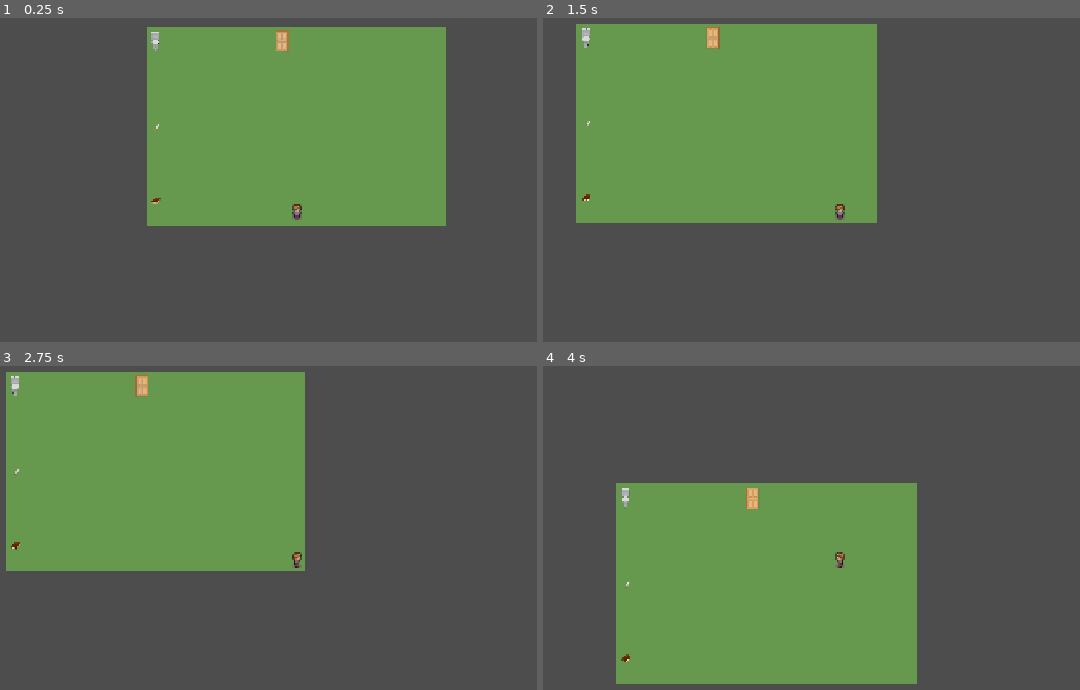
Above: before the commit, frames 1-4 (two rows, left to right).
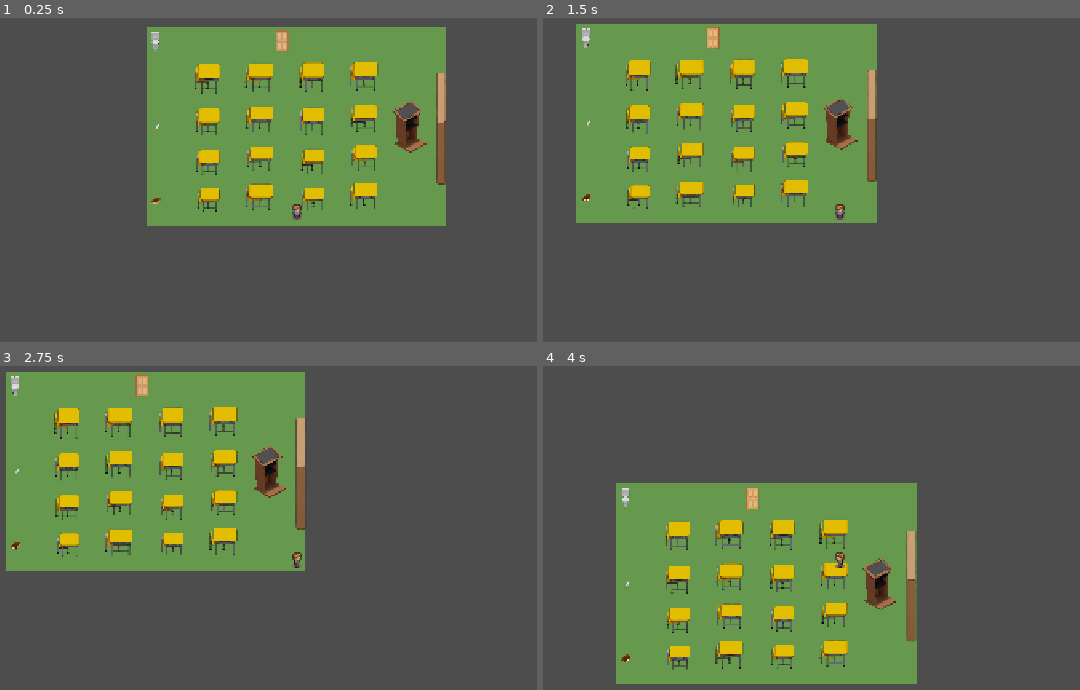
Above: after the commit, the same moments.

Repository: MysteryClasses/MysteryClasses
Game: Godot game, scene res://scenes/Main.tscn
Two runs of this game, one before a commit and one after it. Both use one fixed random seed, a clock stepped at 60 frames per second and the inputs below.
Inputs:
- Up to frame 1 (0.25 s): no input
- Up to frame 2 (1.5 s): tap Enter at 0.5 s; hold D (move_right) 0.53-1.28 s; hold E (interact) 0.53-1.28 s; hold S (move_down) from 1.28 s (still down); tap E (interact) at 1.35 s
- Up to frame 3 (2.75 s): tap Space at 2 s; release S (move_down) at 2.03 s; hold D (move_right) from 2.03 s (still down); hold E (interact) from 2.03 s (still down)
- Up to frame 4 (4 s): tap Enter at 2.75 s; release D (move_right) at 2.78 s; release E (interact) at 2.78 s; hold W (move_up) 2.78-3.53 s; tap E (interact) at 2.85 s; hold A (move_left) from 3.53 s (still down); hold E (interact) from 3.53 s (still down)

The runs differ from the first frame. In frame 1, 5.4% of the frame differs, in the area x 36-84%, y 13-60%; in frame 2, 5.5%; in frame 3, 5.5%; in frame 4, 5.6%, in the area x 22-70%, y 47-94%.

Commit message:
added classroom assets

Diff:
--- a/scenes/rooms/astro_room/astro_room.tscn
+++ b/scenes/rooms/astro_room/astro_room.tscn
@@ -1,6 +1,9 @@
 [gd_scene format=3 uid="uid://cqjdxuql2y38k"]
 
+[ext_resource type="Texture2D" uid="uid://c5iabw6f5p1cd" path="res://assets/shared/classroom/chair.png" id="1_kchbg"]
 [ext_resource type="PackedScene" uid="uid://c7fgu65qdysu2" path="res://scenes/entities/player/player.tscn" id="2_player"]
+[ext_resource type="Texture2D" uid="uid://b1yak57icgp4s" path="res://assets/shared/classroom/board.png" id="2_v6ubr"]
+[ext_resource type="Texture2D" uid="uid://ddaxhpjli5bd7" path="res://assets/shared/classroom/table.png" id="3_c23eh"]
 [ext_resource type="PackedScene" uid="uid://bvj8kfv2xqmje" path="res://scenes/rooms/astro_room/clue_knife.tscn" id="3_clue"]
 [ext_resource type="PackedScene" uid="uid://ds2g3b5y2lv73" path="res://scenes/rooms/astro_room/clue_textbook.tscn" id="3_kdby3"]
 [ext_resource type="PackedScene" uid="uid://cthjnupkbpuxq" path="res://scenes/rooms/astro_room/challenge_astro.tscn" id="4_door"]
@@ -26,6 +29,96 @@
 offset_right = 618.0
 offset_bottom = 349.0
 color = Color(0.4, 0.6, 0.3, 1)
+
+[node name="Chair" type="Sprite2D" parent="." unique_id=2094755596]
+position = Vector2(142, 49.999992)
+scale = Vector2(0.56756663, 0.37904897)
+texture = ExtResource("1_kchbg")
+
+[node name="Chair" type="Sprite2D" parent="Chair" unique_id=1262219316]
+position = Vector2(1.1838298, 231.8856)
+scale = Vector2(0.96058357, 0.9234082)
+texture = ExtResource("1_kchbg")
+
+[node name="Chair" type="Sprite2D" parent="Chair/Chair" unique_id=1541783010]
+position = Vector2(1.1838298, 231.8856)
+scale = Vector2(0.96058357, 0.9234082)
+texture = ExtResource("1_kchbg")
+
+[node name="Chair" type="Sprite2D" parent="Chair/Chair/Chair" unique_id=1701416308]
+position = Vector2(1.1838298, 231.8856)
+scale = Vector2(0.96058357, 0.9234082)
+texture = ExtResource("1_kchbg")
+
+[node name="Chair3" type="Sprite2D" parent="Chair" unique_id=1110696938]
+position = Vector2(182.84967, -5.7797127)
+scale = Vector2(1.1219416, 0.9642985)
+texture = ExtResource("1_kchbg")
+
+[node name="Chair" type="Sprite2D" parent="Chair/Chair3" unique_id=349525954]
+position = Vector2(1.1838298, 231.8856)
+scale = Vector2(0.96058357, 0.9234082)
+texture = ExtResource("1_kchbg")
+
+[node name="Chair" type="Sprite2D" parent="Chair/Chair3/Chair" unique_id=73589860]
+position = Vector2(1.1838298, 231.8856)
+scale = Vector2(0.96058357, 0.9234082)
+texture = ExtResource("1_kchbg")
+
+[node name="Chair" type="Sprite2D" parent="Chair/Chair3/Chair/Chair" unique_id=1509482807]
+position = Vector2(-2.139882, 247.59113)
+scale = Vector2(1.0634884, 1.0833154)
+texture = ExtResource("1_kchbg")
+
+[node name="Chair2" type="Sprite2D" parent="." unique_id=46438686]
+position = Vector2(351, 48)
+scale = Vector2(0.56756663, 0.37904897)
+texture = ExtResource("1_kchbg")
+
+[node name="Chair" type="Sprite2D" parent="Chair2" unique_id=1388736860]
+position = Vector2(1.1838298, 231.8856)
+scale = Vector2(0.96058357, 0.9234082)
+texture = ExtResource("1_kchbg")
+
+[node name="Chair" type="Sprite2D" parent="Chair2/Chair" unique_id=913104474]
+position = Vector2(1.1838298, 231.8856)
+scale = Vector2(0.96058357, 0.9234082)
+texture = ExtResource("1_kchbg")
+
+[node name="Chair" type="Sprite2D" parent="Chair2/Chair/Chair" unique_id=1417595789]
+position = Vector2(1.1838298, 231.8856)
+scale = Vector2(0.96058357, 0.9234082)
+texture = ExtResource("1_kchbg")
+
+[node name="Chair3" type="Sprite2D" parent="Chair2" unique_id=1302139724]
+position = Vector2(182.84967, -5.7797127)
+scale = Vector2(1.1219416, 0.9642985)
+texture = ExtResource("1_kchbg")
+
+[node name="Chair" type="Sprite2D" parent="Chair2/Chair3" unique_id=1952570336]
+position = Vector2(1.1838298, 231.8856)
+scale = Vector2(0.96058357, 0.9234082)
+texture = ExtResource("1_kchbg")
+
+[node name="Chair" type="Sprite2D" parent="Chair2/Chair3/Chair" unique_id=614546843]
+position = Vector2(1.1838298, 231.8856)
+scale = Vector2(0.96058357, 0.9234082)
+texture = ExtResource("1_kchbg")
+
+[node name="Chair" type="Sprite2D" parent="Chair2/Chair3/Chair/Chair" unique_id=443496506]
+position = Vector2(-2.139882, 247.59113)
+scale = Vector2(1.0634884, 1.0833154)
+texture = ExtResource("1_kchbg")
+
+[node name="Board" type="Sprite2D" parent="." unique_id=1123161967]
+position = Vector2(601, 156.00002)
+scale = Vector2(1.2488472, 0.9217615)
+texture = ExtResource("2_v6ubr")
+
+[node name="Table" type="Sprite2D" parent="." unique_id=2057777647]
+position = Vector2(546, 149)
+scale = Vector2(0.23724926, 0.2187395)
+texture = ExtResource("3_c23eh")
 
 [node name="Player" parent="." unique_id=1472362224 instance=ExtResource("2_player")]
 z_index = 1
Binary file added: assets/shared/classroom/board.png
Not shown, added: assets/shared/classroom/board.png.import
Binary file added: assets/shared/classroom/chair.png
Not shown, added: assets/shared/classroom/chair.png.import
Binary file added: assets/shared/classroom/clock.png
Not shown, added: assets/shared/classroom/clock.png.import
Binary file added: assets/shared/classroom/table.png
Not shown, added: assets/shared/classroom/table.png.import
Not shown, added: .DS_Store
Not shown, added: scenes/.DS_Store
Not shown, added: scenes/rooms/.DS_Store
